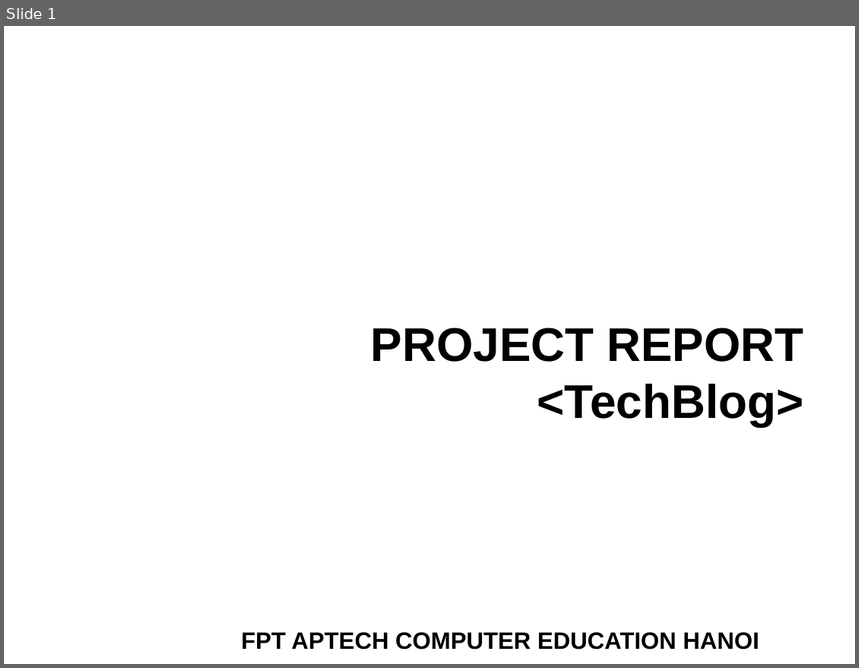
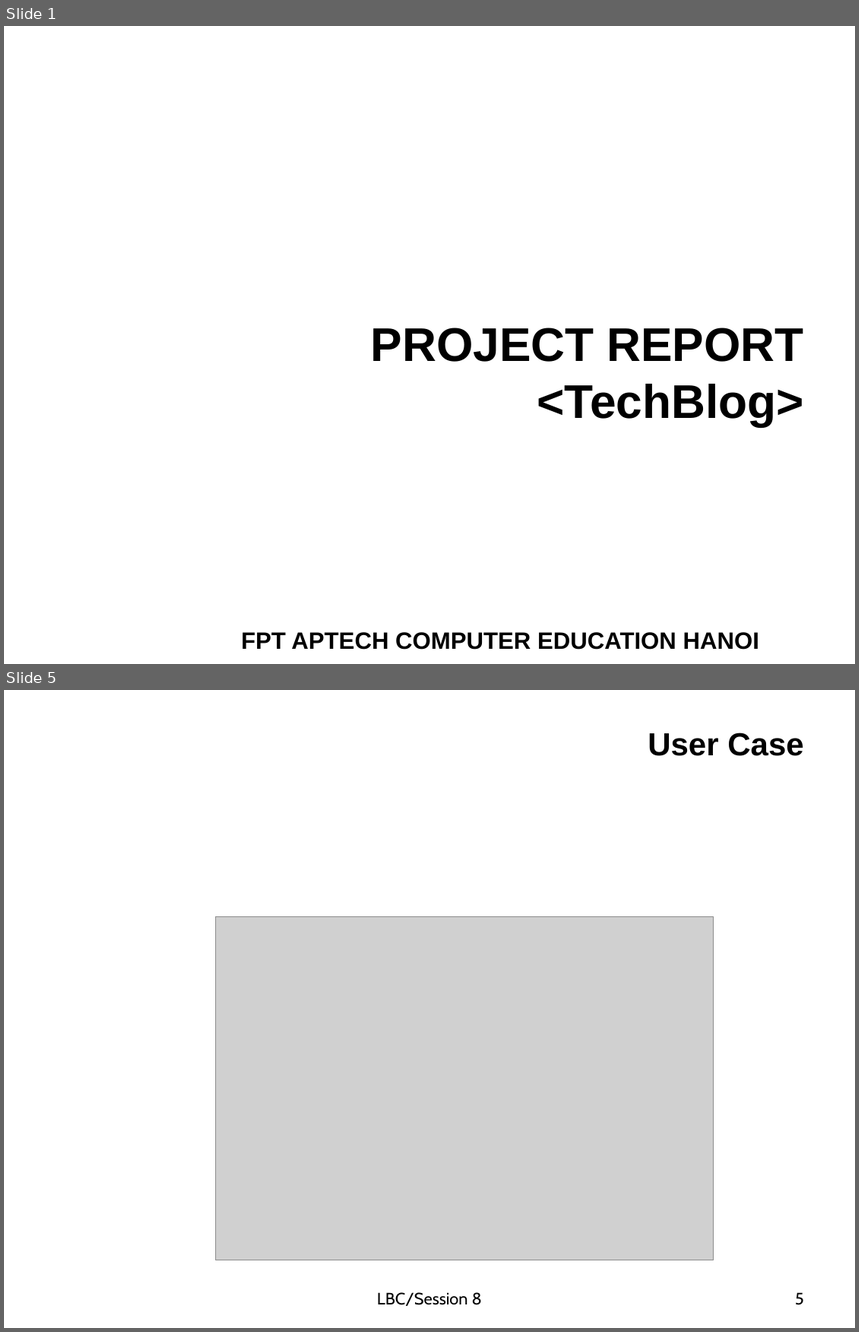
Before and after one commit to mrtienthinh/T1804E-Project-Laravel, a slide deck: Report/Slide.ppt. Shown one above the other, each under a label of ours: slide 1 before the commit, slides 1 and 5 after it; the slides between them are not shown. The pictures are 859x668 and 859x1332 pixels, drawn with LibreOffice and Linux fonts; fonts in the diff are those of the drawing; grey boxes stand for pictures; background and template pictures are left out. Boxes give left, top, right and bottom in pixels: in the first picture for what was removed or moved away, otherwise in the second. Text is boxed around its words. In the diff, an @@ line names an element or a change of style, - is before the commit and + after.

```diff
--- a/Report/Slide.ppt
+++ b/Report/Slide.ppt
@@ slide 5 added at (4,690,855,1328), background #FFFFFF @@
@@ title added at (648,733,804,756), 27 pt, text #000000, bold @@
+User Case
@@ picture added at (216,917,714,1260) @@
@@ text added at (377,1293,482,1306), 14 pt, text #000000 @@
+LBC/Session 8
@@ page number added at (795,1293,804,1306), 14 pt, text #000000 @@
+5
```
Also in this commit, not shown: 3 slides changed, 1 other slide added, 2 other files.
